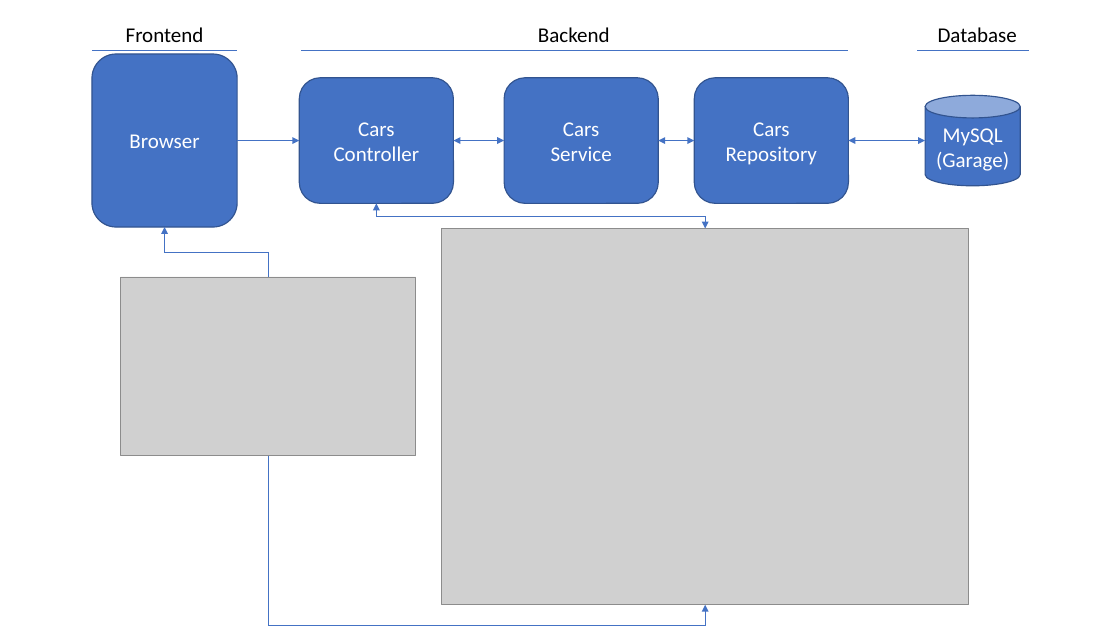
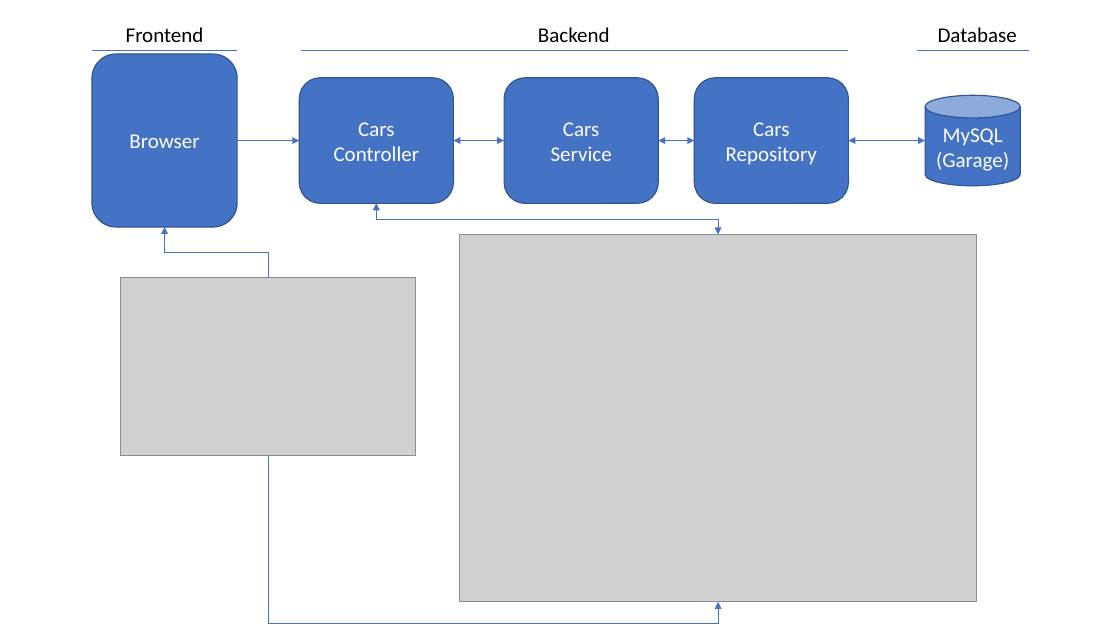
Before and after one commit to Etchells/NatWest-Project, a slide deck: slide 1 of Diagram.pptx. Drawn at 1120x630 pixels with LibreOffice and Linux fonts; fonts in the diff are those of the drawing; grey boxes stand for pictures. Boxes give left, top, right and bottom in pixels: in the first picture for what was removed or moved away, otherwise in the second. Text is boxed around its words. In the diff, an @@ line names an element or a change of style, - is before the commit and + after.

Commit message:
GE: final project includes diagram.ppt in main directory

```diff
--- a/Diagram.pptx
+++ b/Diagram.pptx
@@ elbow double arrow moved from (376, 203) - (706, 229) to (376, 203) - (718, 234) @@
@@ picture: place and size @@
-picture at <box>442,229,970,605</box>
+picture at <box>460,234,976,602</box>
@@ elbow arrow moved from (268, 456) - (706, 605) to (268, 456) - (718, 602) @@
```
Also in this commit, not shown: 1 other file.
